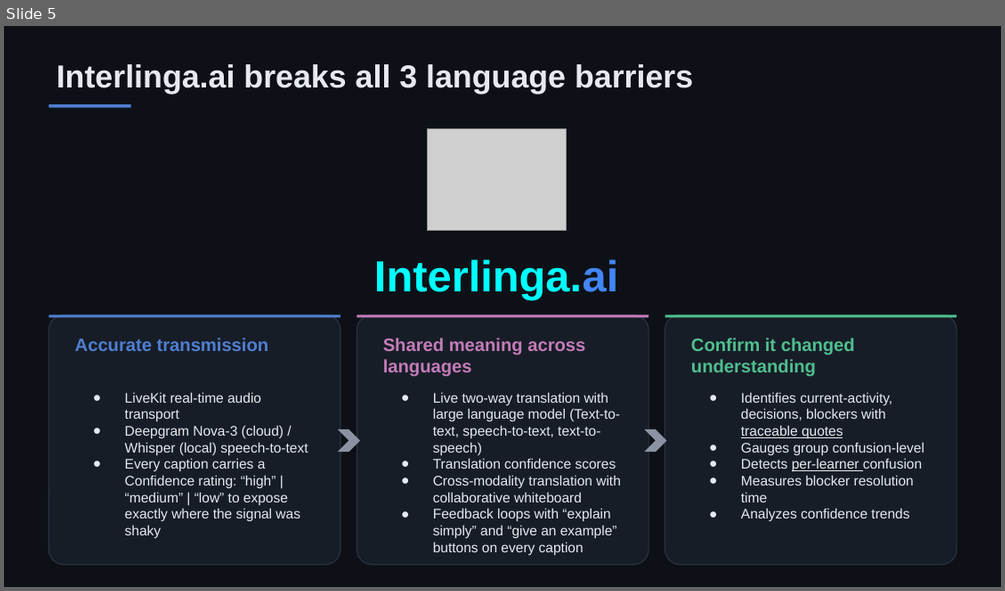
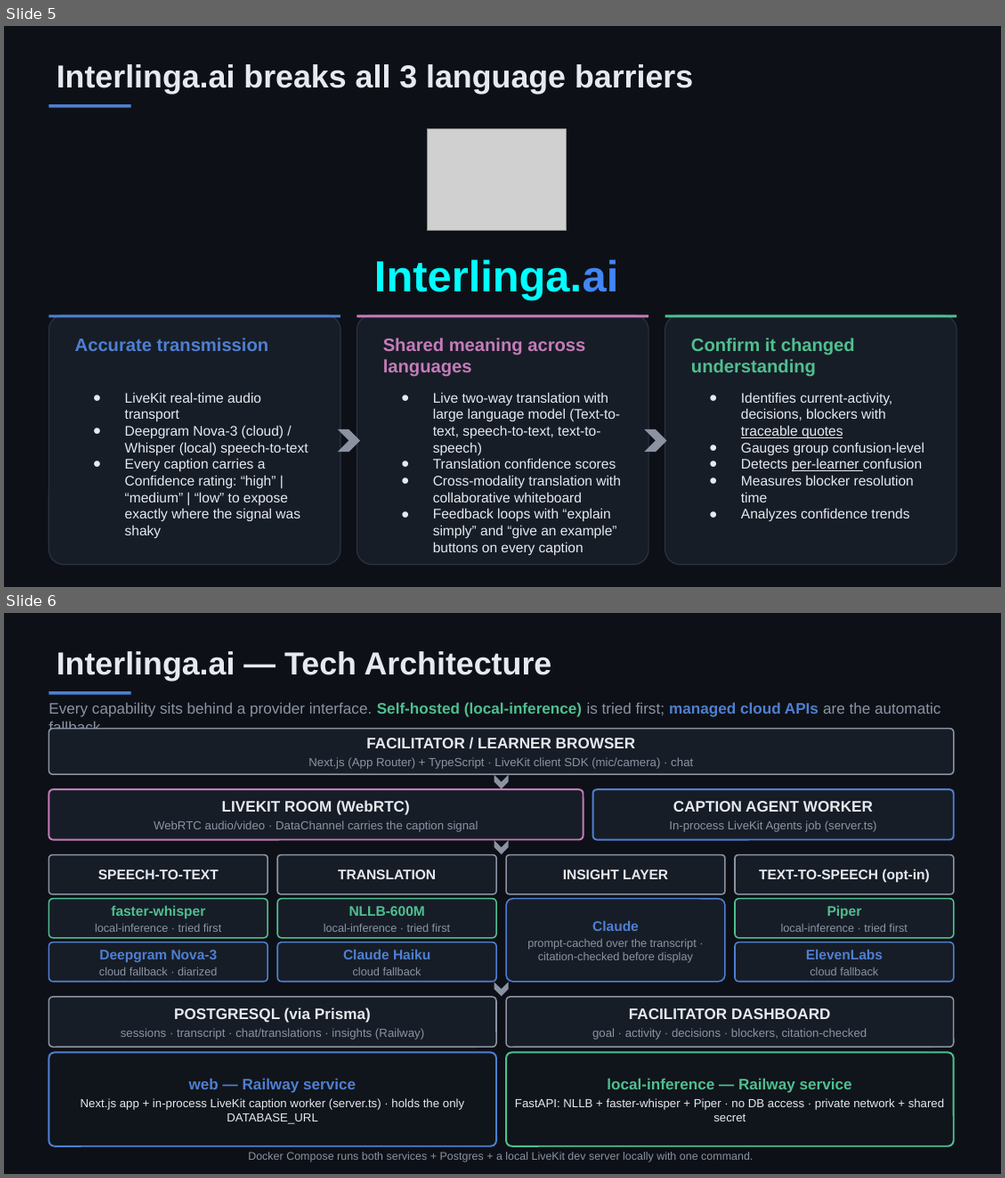
Before and after one commit to pulkitchowdry/cross_lingual_remote_workshop_facilitation, a slide deck: docs/slides/Interlinga.ai.pptx. Shown one above the other, each under a label of ours: slide 5 before the commit, slides 5 and 6 after it. The pictures are 1005x591 and 1005x1178 pixels, drawn with LibreOffice and Linux fonts; fonts in the diff are those of the drawing; grey boxes stand for pictures. Boxes give left, top, right and bottom in pixels: in the first picture for what was removed or moved away, otherwise in the second. Text is boxed around its words. In the diff, an @@ line names an element or a change of style, - is before the commit and + after.

Commit message:
presentation data

```diff
--- a/docs/slides/Interlinga.ai.pptx
+++ b/docs/slides/Interlinga.ai.pptx
@@ slide 6 added at (4,613,1001,1174), background #FFFFFF @@
@@ rectangle added at (4,613,1001,1173), fill #0D1117 @@
@@ text added at (57,651,552,681), 23 pt, text #E6E9EF, bold @@
+Interlinga.ai — Tech Architecture
@@ rectangle added at (48,691,131,695), fill #4F7FD1 @@
@@ text added at (48,702,940,736), 11 pt, text #8B93A3 @@
+Every capability sits behind a provider interface. Self-hosted (local-inference) is tried first; managed cloud APIs are the automatic fallback.
@@ rounded rectangle added at (48,729,954,774), fill #171D27, outline #8B93A3 1 pt, 8.5 pt, text #8B93A3 @@
+FACILITATOR / LEARNER BROWSER
+Next.js (App Router) + TypeScript · LiveKit client SDK (mic/camera) · chat
@@ rounded rectangle added at (48,789,583,839), fill #171D27, outline #C47CB8 1.25 pt, 8.5 pt, text #8B93A3 @@
+LIVEKIT ROOM (WebRTC)
+WebRTC audio/video · DataChannel carries the caption signal
@@ chevron added at (494,774,509,788), fill #8B93A3 @@
@@ rounded rectangle added at (593,789,954,839), fill #171D27, outline #4F7FD1 1.25 pt, 8.5 pt, text #8B93A3 @@
+CAPTION AGENT WORKER
+In-process LiveKit Agents job (server.ts)
@@ chevron added at (494,840,509,854), fill #8B93A3 @@
@@ rounded rectangle added at (48,855,267,894), fill #171D27, outline #8B93A3 1 pt, 10 pt, text #E6E9EF, bold @@
+SPEECH-TO-TEXT
@@ rounded rectangle added at (277,855,495,894), fill #171D27, outline #8B93A3 1 pt, 10 pt, text #E6E9EF, bold @@
+TRANSLATION
@@ rounded rectangle added at (506,855,725,894), fill #171D27, outline #8B93A3 1 pt, 10 pt, text #E6E9EF, bold @@
+INSIGHT LAYER
@@ rounded rectangle added at (735,855,953,894), fill #171D27, outline #8B93A3 1 pt, 10 pt, text #E6E9EF, bold @@
+TEXT-TO-SPEECH (opt-in)
@@ rounded rectangle added at (48,898,267,937), fill #171D27, outline #4FBF8F 1 pt, 8.2 pt, text #8B93A3 @@
+faster-whisper
+local-inference · tried first
@@ rounded rectangle added at (277,898,495,937), fill #171D27, outline #4FBF8F 1 pt, 8.2 pt, text #8B93A3 @@
+NLLB-600M
+local-inference · tried first
@@ rounded rectangle added at (506,898,725,981), fill #171D27, outline #4F7FD1 1 pt, 8.2 pt, text #8B93A3 @@
+Claude
+prompt-cached over the transcript · citation-checked before display
@@ rounded rectangle added at (735,898,953,937), fill #171D27, outline #4FBF8F 1 pt, 8.2 pt, text #8B93A3 @@
+Piper
+local-inference · tried first
@@ rounded rectangle added at (48,942,267,981), fill #171D27, outline #4F7FD1 1 pt, 8.2 pt, text #8B93A3 @@
+Deepgram Nova-3
+cloud fallback · diarized
@@ rounded rectangle added at (277,942,495,981), fill #171D27, outline #4F7FD1 1 pt, 8.2 pt, text #8B93A3 @@
+Claude Haiku
+cloud fallback
@@ rounded rectangle added at (735,942,953,981), fill #171D27, outline #4F7FD1 1 pt, 8.2 pt, text #8B93A3 @@
+ElevenLabs
+cloud fallback
@@ chevron added at (494,981,509,996), fill #8B93A3 @@
@@ rounded rectangle added at (48,997,496,1046), fill #171D27, outline #8B93A3 1 pt, 8.5 pt, text #8B93A3 @@
+POSTGRESQL (via Prisma)
+sessions · transcript · chat/translations · insights (Railway)
@@ rounded rectangle added at (506,997,954,1046), fill #171D27, outline #8B93A3 1 pt, 8.5 pt, text #8B93A3 @@
+FACILITATOR DASHBOARD
+goal · activity · decisions · blockers, citation-checked
@@ rounded rectangle added at (48,1053,496,1146), fill #10141B, outline #4F7FD1 1.25 pt, 8.5 pt, text #E6E9EF @@
+web — Railway service
+Next.js app + in-process LiveKit caption worker (server.ts) · holds the only DATABASE_URL
@@ rounded rectangle added at (506,1053,954,1146), fill #10141B, outline #4FBF8F 1.25 pt, 8.5 pt, text #E6E9EF @@
+local-inference — Railway service
+FastAPI: NLLB + faster-whisper + Piper · no DB access · private network + shared secret
@@ text added at (248,1151,752,1162), 8 pt, text #8B93A3 @@
+Docker Compose runs both services + Postgres + a local LiveKit dev server locally with one command.
```
Also in this commit, not shown: 5 other files.
